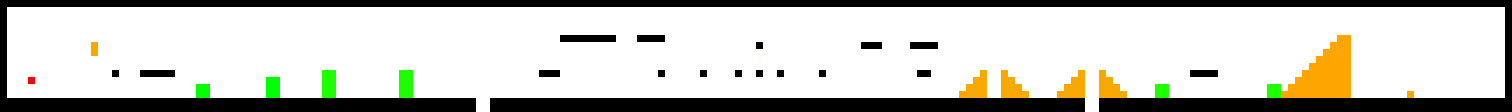
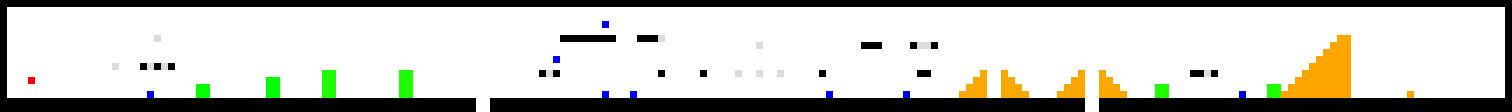
Revision of a layered 1512px x 112px image; what changed, layer by layer:
painted on "Слой 1" over [91, 21, 1246, 98]
